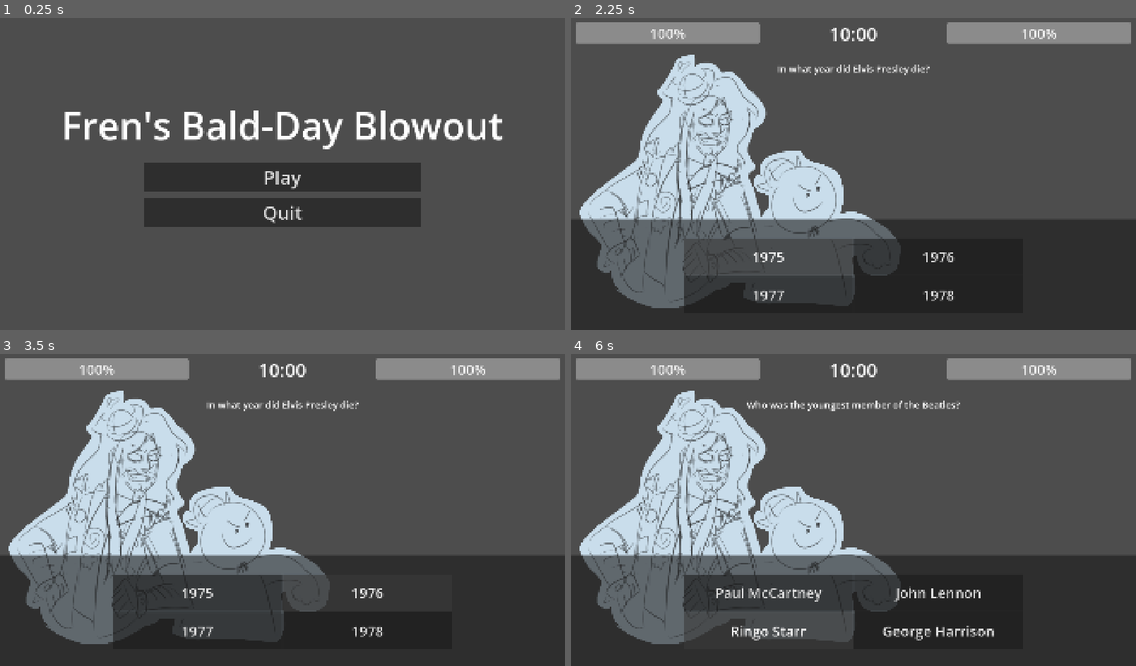
Above: before the commit, frames 1-4 (two rows, left to right).
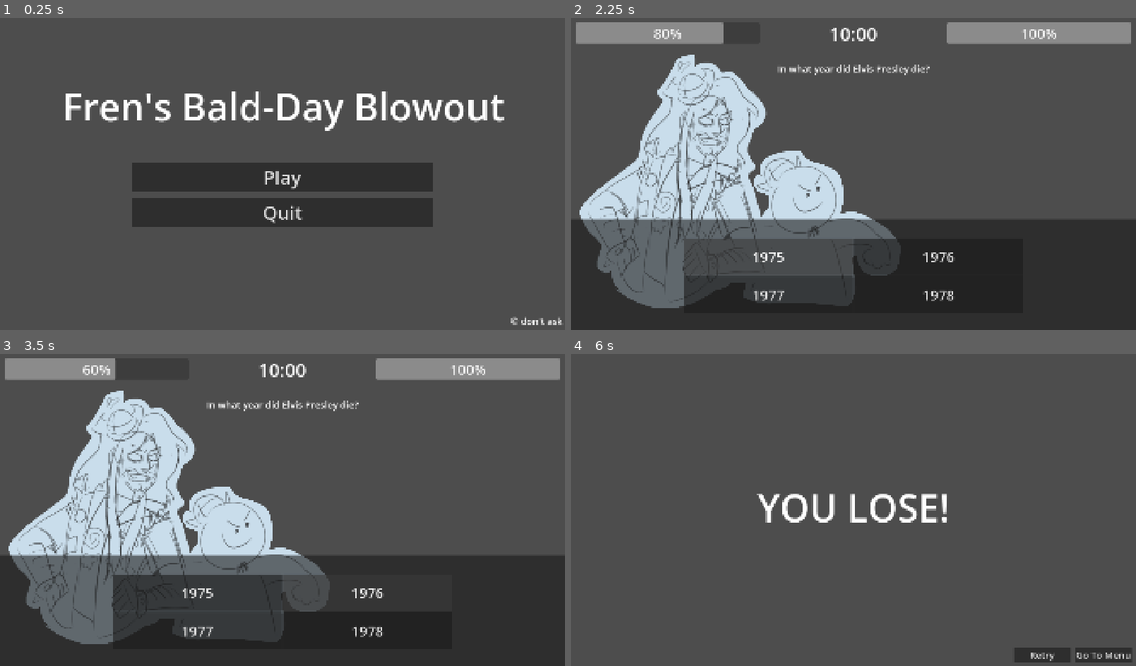
Above: after the commit, the same moments.

Repository: jillzilla/FBDB
Game: Godot game, scene res://assets/scenes/menu.tscn
Two runs of this game, one before a commit and one after it. Both use one fixed random seed, a clock stepped at 60 frames per second and the inputs below.
Inputs:
- Up to frame 1 (0.25 s): no input
- Up to frame 2 (2.25 s): click "Play" at 0.5 s; click "Stage 2" at 1.25 s; click "1975" at 2 s
- Up to frame 3 (3.5 s): click "1976" at 2.75 s
- Up to frame 4 (6 s): click "1977" at 3.5 s; click "Paul McCartney" at 4.25 s; click "John Lennon" at 5 s; click "Ringo Starr" at 5.75 s

The runs differ from the first frame. In frame 1, 6.0% of the frame differs, in the area x 11-100%, y 23-99%; in frame 2, 0.6%; in frame 3, 1.0%; in frame 4, 46%, in the area x 0-100%, y 1-100%.

Commit message:
game loop, health system

Diff:
--- a/assets/scenes/game_over.tscn
+++ b/assets/scenes/game_over.tscn
@@ -1,3 +1,59 @@
 [gd_scene format=3 uid="uid://d32ix7uu1wcqm"]
 
+[ext_resource type="Script" uid="uid://c6rbbogvrnt6h" path="res://assets/scripts/game_over.gd" id="1_wt3e0"]
+
 [node name="GameOver" type="Node" unique_id=1108588382]
+script = ExtResource("1_wt3e0")
+
+[node name="Label" type="Label" parent="." unique_id=1158694095]
+anchors_preset = 8
+anchor_left = 0.5
+anchor_top = 0.5
+anchor_right = 0.5
+anchor_bottom = 0.5
+offset_left = -38.0
+offset_top = -11.5
+offset_right = 38.0
+offset_bottom = 11.5
+grow_horizontal = 2
+grow_vertical = 2
+theme_override_font_sizes/font_size = 128
+text = "YOU LOSE!"
+horizontal_alignment = 1
+vertical_alignment = 1
+metadata/_edit_lock_ = true
+
+[node name="Button" type="Button" parent="." unique_id=1198334369]
+anchors_preset = -1
+anchor_left = 0.83400005
+anchor_top = 0.96500003
+anchor_right = 0.83400005
+anchor_bottom = 0.96500003
+offset_left = -97.28015
+offset_top = -26.200073
+offset_right = 96.71985
+offset_bottom = 26.799927
+focus_mode = 0
+theme_override_font_sizes/font_size = 32
+action_mode = 0
+text = "Retry"
+metadata/_edit_lock_ = true
+
+[node name="Button2" type="Button" parent="." unique_id=964514486]
+anchors_preset = -1
+anchor_left = 0.94200003
+anchor_top = 0.96500003
+anchor_right = 0.94200003
+anchor_bottom = 0.96500003
+offset_left = -96.640015
+offset_top = -26.200073
+offset_right = 97.359985
+offset_bottom = 26.799927
+focus_mode = 0
+theme_override_font_sizes/font_size = 32
+action_mode = 0
+text = "Go To Menu"
+metadata/_edit_lock_ = true
+
+[connection signal="pressed" from="Button" to="." method="_on_button_pressed"]
+[connection signal="pressed" from="Button2" to="." method="_on_button_2_pressed"]
--- a/assets/scenes/gameplay.tscn
+++ b/assets/scenes/gameplay.tscn
@@ -4,13 +4,15 @@
 [ext_resource type="Texture2D" uid="uid://daf72gm0xybfo" path="res://assets/images/fr.png" id="1_un4qs"]
 [ext_resource type="Texture2D" uid="uid://ofm7ejh3sm22" path="res://assets/images/jo.png" id="2_mrbpc"]
 
-[node name="Gameplay" type="Node" unique_id=1463193121 node_paths=PackedStringArray("question", "answer_1", "answer_2", "answer_3", "answer_4")]
+[node name="Gameplay" type="Node" unique_id=1463193121 node_paths=PackedStringArray("player_health_bar", "enemy_health_bar", "question", "answer_1", "answer_2", "answer_3", "answer_4")]
 script = ExtResource("1_mrbpc")
 stage_1 = "res://assets/stages/stage1data.json"
 stage_2 = "res://assets/stages/stage2data.json"
 stage_3 = "res://assets/stages/stage3data.json"
 stage_4 = "res://assets/stages/stage4data.json"
 stage_5 = "res://assets/stages/stage5data.json"
+player_health_bar = NodePath("Control/Top_HUD/PlayerHealth")
+enemy_health_bar = NodePath("Control/Top_HUD/EnemyHealth")
 question = NodePath("Control/Question")
 answer_1 = NodePath("Control/Bottom_HUD/Answers_Container/A1")
 answer_2 = NodePath("Control/Bottom_HUD/Answers_Container/A2")
--- a/assets/scenes/menu.tscn
+++ b/assets/scenes/menu.tscn
@@ -8,13 +8,13 @@
 [node name="Logo" type="Label" parent="." unique_id=600240822]
 anchors_preset = -1
 anchor_left = 0.5
-anchor_top = 0.356
+anchor_top = 0.296
 anchor_right = 0.5
-anchor_bottom = 0.356
-offset_left = -751.5
-offset_top = -192.48001
-offset_right = 751.5
-offset_bottom = 191.51999
+anchor_bottom = 0.296
+offset_left = -768.0
+offset_top = -191.68
+offset_right = 776.0
+offset_bottom = 192.32
 grow_horizontal = 2
 grow_vertical = 2
 theme_override_font_sizes/font_size = 128
@@ -26,13 +26,13 @@
 [node name="Buttons" type="VBoxContainer" parent="." unique_id=1717686700]
 anchors_preset = -1
 anchor_left = 0.5
-anchor_top = 0.62200004
+anchor_top = 0.574
 anchor_right = 0.5
-anchor_bottom = 0.62200004
-offset_left = -471.25
-offset_top = -159.76007
-offset_right = 471.25
-offset_bottom = 160.23993
+anchor_bottom = 0.574
+offset_left = -512.0
+offset_top = -107.91998
+offset_right = 512.0
+offset_bottom = 108.08002
 grow_horizontal = 2
 grow_vertical = 2
 theme_override_constants/separation = 24
@@ -54,5 +54,21 @@
 text = "Quit"
 metadata/_edit_lock_ = true
 
+[node name="Credits" type="Label" parent="." unique_id=2071583767]
+anchors_preset = -1
+anchor_left = 0.9480001
+anchor_top = 0.97
+anchor_right = 0.9480001
+anchor_bottom = 0.97
+offset_left = -92.16016
+offset_top = -23.599976
+offset_right = 91.83984
+offset_bottom = 24.400024
+theme_override_font_sizes/font_size = 32
+text = "© don't ask"
+horizontal_alignment = 2
+vertical_alignment = 2
+metadata/_edit_lock_ = true
+
 [connection signal="pressed" from="Buttons/Play" to="." method="_on_play_pressed"]
 [connection signal="pressed" from="Buttons/Quit" to="." method="_on_quit_pressed"]
--- /dev/null
+++ b/assets/scripts/game_over.gd
@@ -0,0 +1,8 @@
+extends Node
+
+#functions
+func _on_button_pressed() -> void:
+	get_tree().change_scene_to_file("res://assets/scenes/gameplay.tscn");
+
+func _on_button_2_pressed() -> void:
+	get_tree().change_scene_to_file("res://assets/scenes/menu.tscn");
--- a/assets/scripts/gameplay.gd
+++ b/assets/scripts/gameplay.gd
@@ -15,6 +15,9 @@
 
 var did_answered_correctly : bool = false;
 
+var player_health : int = 100;
+var opponent_health : int = 100;
+
 @export_category("Data")
 @export_file_path("*.json") var stage_1 : String = "";
 @export_file_path("*.json") var stage_2 : String = "";
@@ -23,6 +26,9 @@
 @export_file_path("*.json") var stage_5 : String = "";
 
 @export_category("Gameplay Output")
+@export var player_health_bar : ProgressBar = null;
+@export var enemy_health_bar : ProgressBar = null;
+
 @export var question : Label = null;
 
 @export var answer_1 : Button = null;
@@ -87,6 +93,15 @@
 		answers_group[i].disabled = false;
 
 	if did_answered_correctly:
+		opponent_health -= 5;
+		enemy_health_bar.value = opponent_health;
+
 		_next_question();
 	else:
+		player_health -= 20;
+		player_health_bar.value = player_health;
+
+		if player_health <= 0:
+			get_tree().change_scene_to_file("res://assets/scenes/game_over.tscn");
+
 		return;
Not shown, added: assets/scripts/game_over.gd.uid
